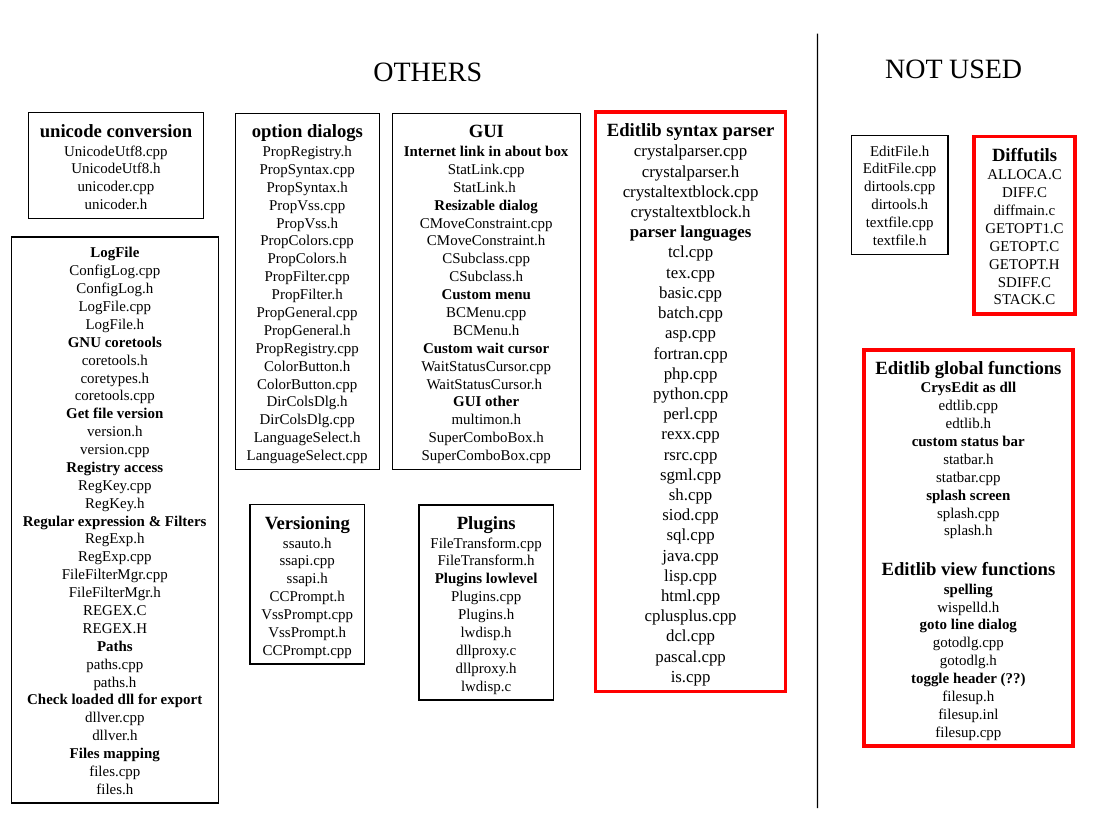
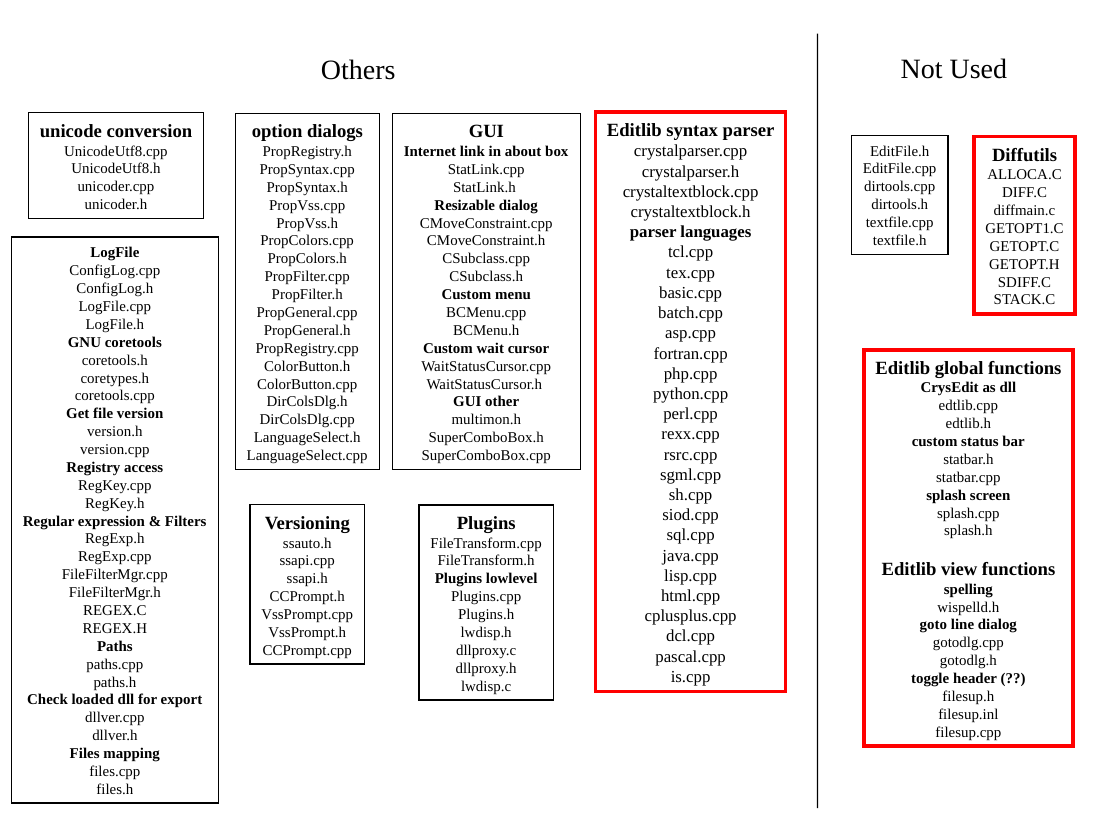
Before and after one commit to sandboxorg/winmerge, a slide deck: slide 3 of Docs/Developers/WinMerge files.ppt. Drawn at 1120x840 pixels with LibreOffice and Linux fonts; fonts in the diff are those of the drawing. Boxes give left, top, right and bottom in pixels: in the first picture for what was removed or moved away, otherwise in the second. Text is boxed around its words. In the diff, an @@ line names an element or a change of style, - is before the commit and + after.

```diff
--- a/Docs/Developers/WinMerge files.ppt
+++ b/Docs/Developers/WinMerge files.ppt
@@ title at [321, 59, 396, 80]: text changed @@
-OTHERS
+Others
@@ text at [901, 58, 1007, 79]: text changed @@
-NOT USED
+Not Used
```
Also in this commit, not shown: 2 other slides changed.
